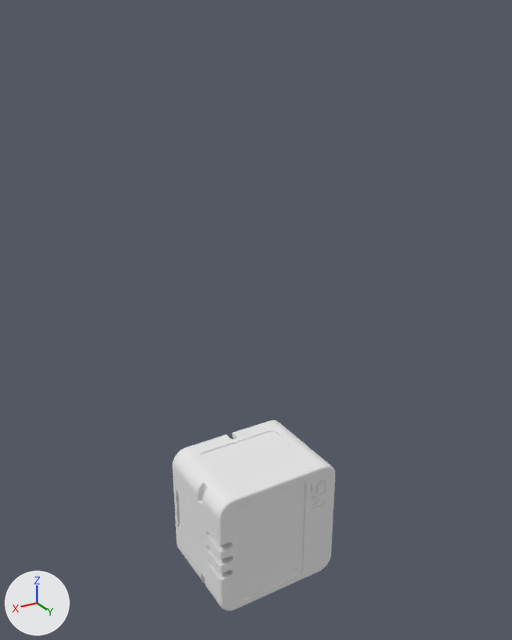
Two versions of the OBJ model Products/A151_Atomic_Battery_Base/Structures/Atomic_Battery_Base_Bottom_Shell.obj, one commit apart.
The view is the same before and after, from a camera (50 mm lens) standing at (106.8, 105.8, 97.2) and looking at (50.6, 12.1, 50.3). The axes (+X, +Y, +Z) are drawn at lower left. The lights are the same throughout. The picture after the commit comes second. Where no turn or scale is listed for an object, it has been applied to the vertices. Vertices at exactly the same position are counted once.

Script lines for the objects in view, before the commit:
```python
me_atomic_battery_base_bottom_shell = bpy.data.meshes.new('Atomic_Battery_Base_Bottom_Shell')
me_atomic_battery_base_bottom_shell.from_pydata(...)  # 2869 vertices, 5770 faces; spans x 39.6..63.6, y 3.9..21.9, z 0.0..24.0
me_atomic_battery_base_bottom_shell.materials.append(mat_default_mtl)  # white #e7e7e7
ob_atomic_battery_base_bottom_shell = bpy.data.objects.new('Atomic_Battery_Base_Bottom_Shell', me_atomic_battery_base_bottom_shell)
ob_atomic_battery_base_bottom_shell.location = (0.0, 0.0, 0.0)
```
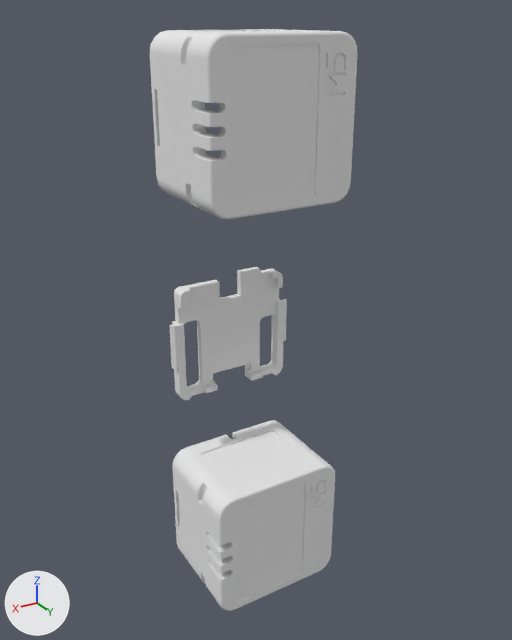
Boxes (x1, y1, x2, y2) around the edits, measured in the pictures (512 x 640 px):
'Atomic_Battery_Base_Bottom_Shell', reshaped (27% wider, 204% taller)
    before: (172, 420, 335, 611)
    after: (150, 29, 358, 611)
part 1 of me_atomic_battery_base_bottom_shell, added
    after: (150, 29, 358, 219)
part 2 of me_atomic_battery_base_bottom_shell, added
    after: (169, 267, 287, 400)
part 3 of me_atomic_battery_base_bottom_shell, cut back
    both: (172, 420, 335, 611)

Diff of the bpy script that builds the scene:
```diff
--- a/Products/A151_Atomic_Battery_Base/Structures/Atomic_Battery_Base_Bottom_Shell.obj.py
+++ b/Products/A151_Atomic_Battery_Base/Structures/Atomic_Battery_Base_Bottom_Shell.obj.py
@@ me_atomic_battery_base_bottom_shell @@
 # used by ob_atomic_battery_base_bottom_shell; location = (0.0, 0.0, 0.0)
-me_atomic_battery_base_bottom_shell.from_pydata(...)  # 2869 vertices, 5770 faces; spans x 39.6..63.6, y 3.9..21.9, z 0.0..24.0
+me_atomic_battery_base_bottom_shell.from_pydata(...)  # 1898 vertices, 3864 faces; spans x 39.6..63.6, y 3.9..21.9, z 0.0..95.1
+# me_atomic_battery_base_bottom_shell part 1: a new loose piece of 828 vertices spanning x 39.6..63.6, y 3.9..21.9, z 71.1..95.1, in mat_default_mtl (white #e7e7e7)
+# me_atomic_battery_base_bottom_shell part 2: a new loose piece of 242 vertices spanning x 40.0..63.1, y 3.9..6.4, z 34.8..56.4, in mat_default_mtl (white #e7e7e7)
+# me_atomic_battery_base_bottom_shell part 3: 58 vertices moved from x 39.8..63.5, y 3.9..21.9, z 0.7..24.0 to x 39.8..63.4, y 3.9..21.9, z 0.4..24.0; 2169 vertices removed from x 39.6..63.6, y 3.9..21.9, z 0.0..24.0; 128 vertices added at x 39.7..63.6, y 3.9..21.9, z 0.0..23.9
 me_atomic_battery_base_bottom_shell.materials.append(mat_default_mtl)
```
